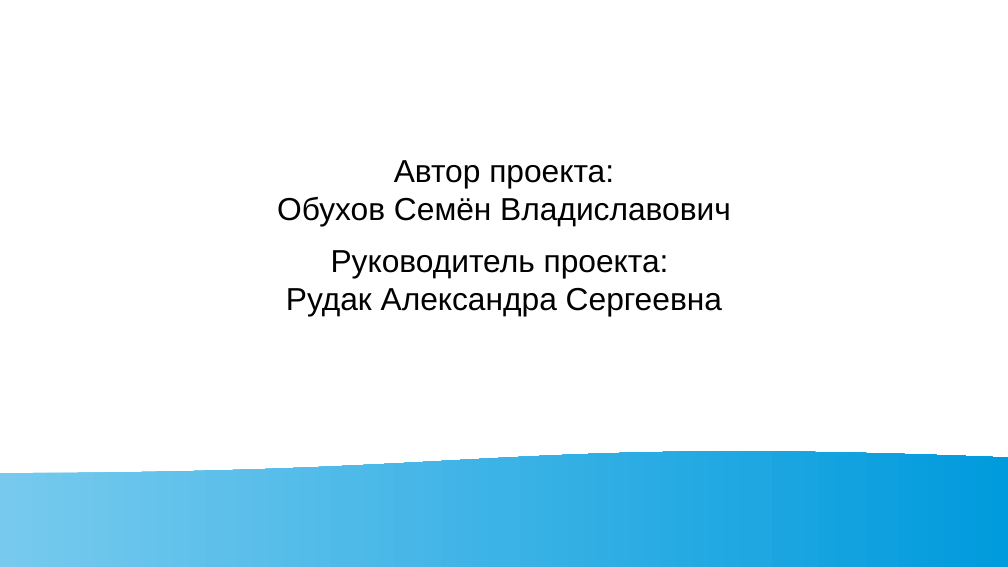
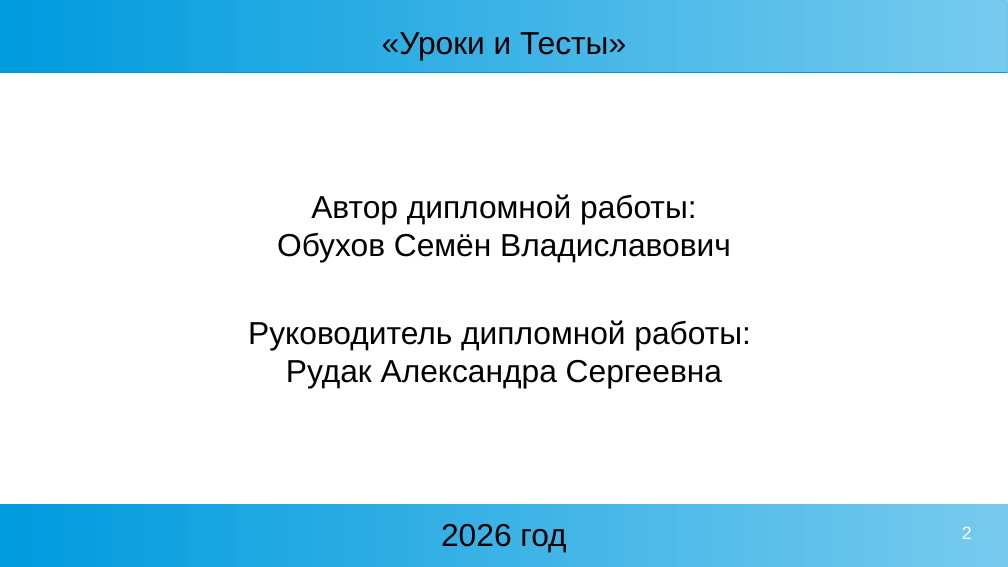
Before and after one commit to Konfermat/diploma-project, a slide deck: slide 2 of презентация/Презентация.odp. Drawn at 1008x567 pixels with LibreOffice and Linux fonts; fonts in the diff are those of the drawing. Boxes give left, top, right and bottom in pixels: in the first picture for what was removed or moved away, otherwise in the second. Text is boxed around its words. In the diff, an @@ line names an element or a change of style, - is before the commit and + after.

```diff
--- a/презентация/Презентация.odp
+++ b/презентация/Презентация.odp
@@ rectangle added at box(0, 0, 1008, 72), fill gradient #77CAEE to #75C9EE to #73C9ED to #71C8ED to #6FC7ED to #6EC6ED @@
@@ title added at box(382, 32, 626, 60), 25 pt, text #000000 @@
+«Уроки и Тесты»
@@ text "Автор дипломной работы:": place and size @@
-text "Автор дипломной работы:" at box(277, 160, 731, 226)
+text "Автор дипломной работы:" at box(277, 194, 731, 262)
@@ text at box(311, 194, 696, 224): text changed @@
-Автор проекта:
+Автор дипломной работы:
@@ text "Руководитель дипломной работы:": place and size @@
-text "Руководитель дипломной работы:" at box(286, 250, 722, 316)
+text "Руководитель дипломной работы:" at box(248, 320, 750, 388)
@@ text at box(248, 320, 750, 350): text changed @@
-Руководитель проекта:
+Руководитель дипломной работы:
@@ flow chart document removed at box(0, 450, 1008, 567) @@
@@ rectangle added at box(0, 504, 1008, 567), fill gradient #77CAEE to #75C9EE to #73C9ED to #71C8ED to #6FC7ED to #6EC6ED @@
@@ title added at box(441, 524, 566, 552), 25 pt, text #000000 @@
+2026 год
@@ page number added at box(962, 526, 972, 539), 14 pt, text #FFFFFF @@
+2
```
Also in this commit, not shown: 2 other slides changed, 10 slides added, 1 slide removed, 6 other files.
